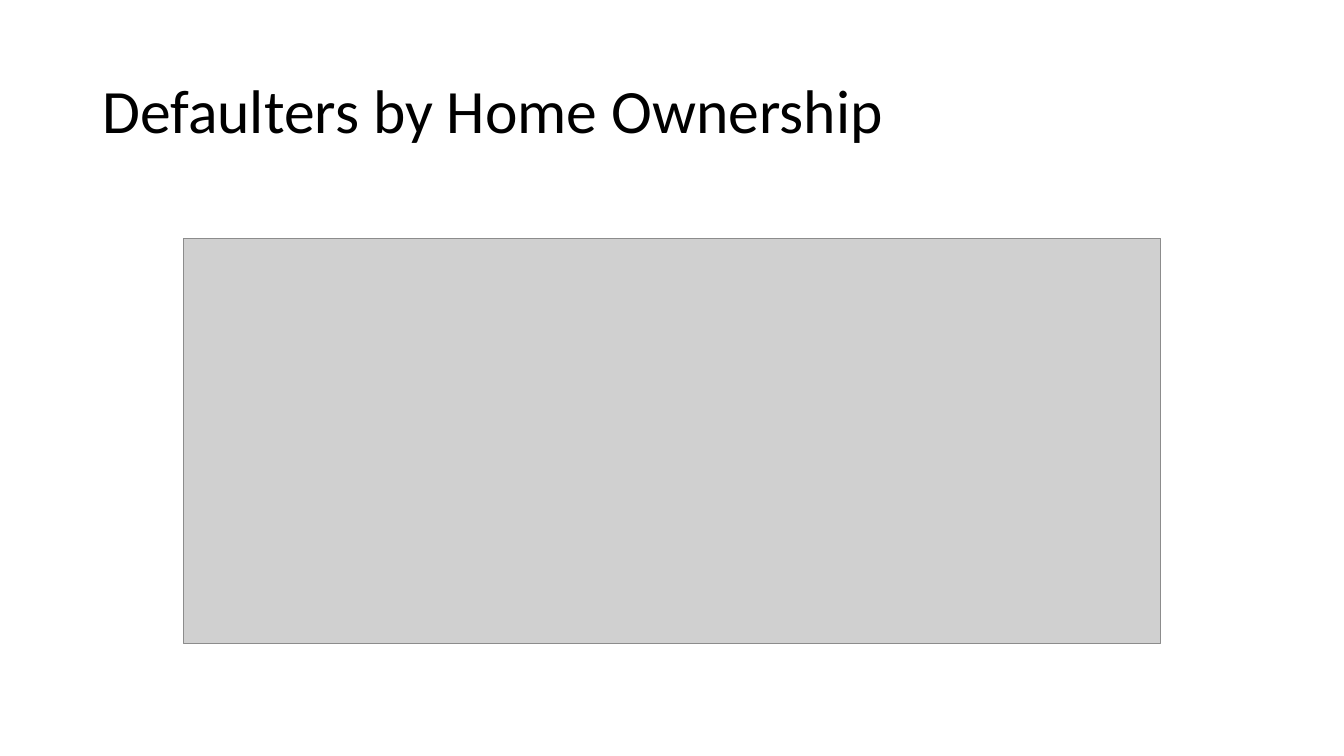
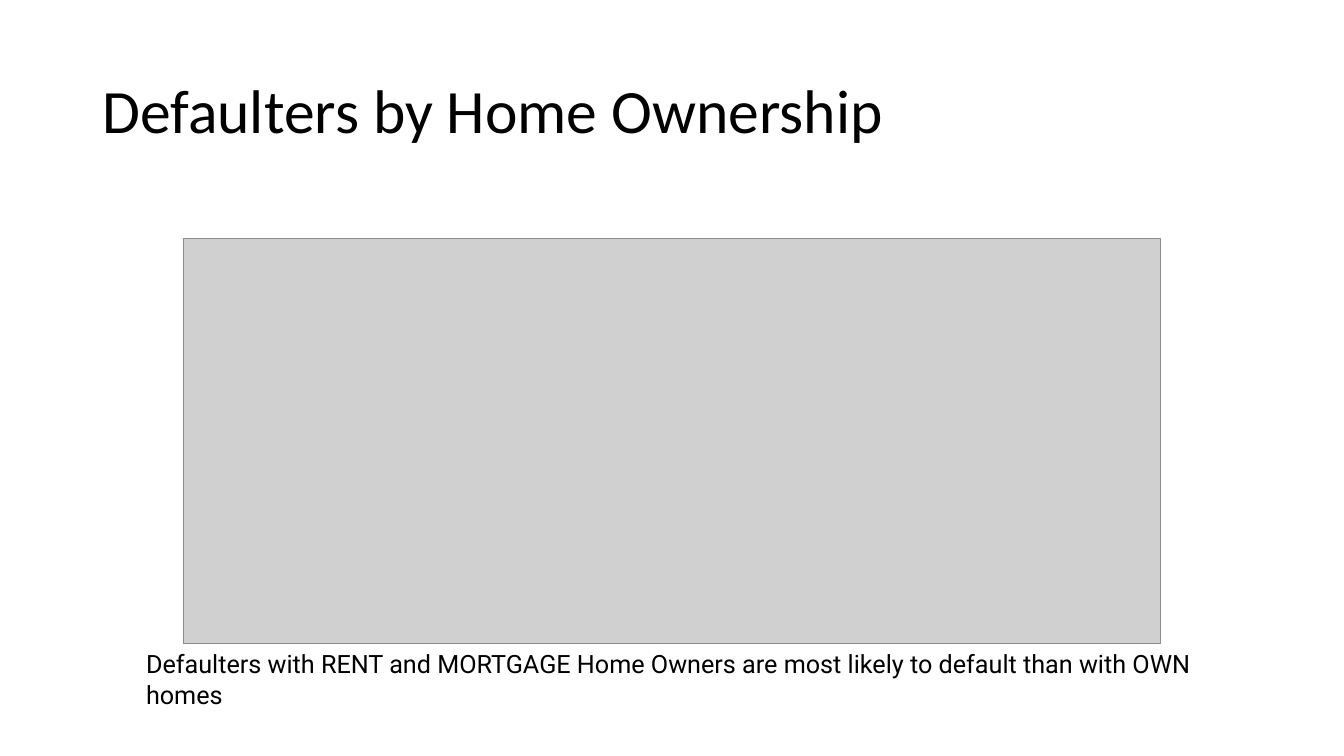
Before and after one commit to vjereme/Lending_Club_CaseStudy, a slide deck: slide 23 of Lending_Club_CaseStudy_Syed_Jereme.pptx. Drawn at 1344x756 pixels with LibreOffice and Linux fonts; fonts in the diff are those of the drawing; grey boxes stand for pictures. Boxes give left, top, right and bottom in pixels: in the first picture for what was removed or moved away, otherwise in the second. Text is boxed around its words. In the diff, an @@ line names an element or a change of style, - is before the commit and + after.

```diff
--- a/Lending_Club_CaseStudy_Syed_Jereme.pptx
+++ b/Lending_Club_CaseStudy_Syed_Jereme.pptx
@@ text added at (146, 654, 1190, 679), 18 pt, text #000000 @@
+Defaulters with RENT and MORTGAGE Home Owners are most likely to default than with OWN homes
```
Also in this commit, not shown: 9 other slides changed, 1 slide removed, 1 other file.
